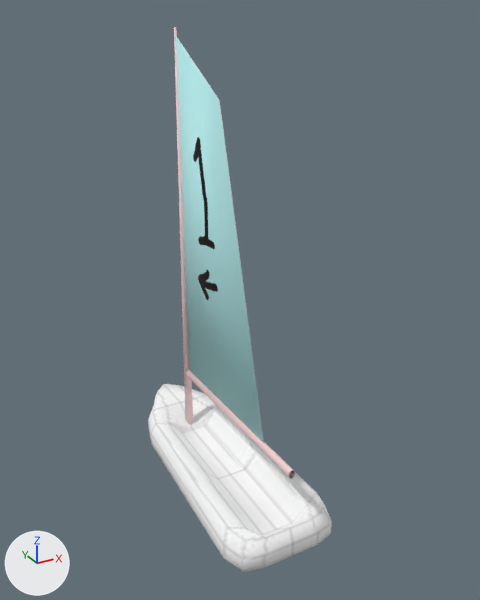
The OBJ model models/hull.obj, before and after one commit.
Both versions are drawn from a 50 mm camera at (-4.73, -10.79, 8.49) aimed at (0.37, -1.53, 3.86). Every picture has the same lights, and +X, +Y and +Z are marked at lower left. Where no turn or scale is listed for an object, it has been applied to the vertices.

Before the edit, the objects in view are built like this:
```python
me_cube_cube_001 = bpy.data.meshes.new('Cube_Cube.001')
me_cube_cube_001.from_pydata(...)  # 107 vertices, 114 faces; spans x -1.0..1.0, y -3.95..1.44, z -0.19..0.82
me_cube_cube_001.materials.append(mat_hull1_jpg)  # picture img_hull1_jpg
me_cylinder_cylinder_003 = bpy.data.meshes.new('Cylinder_Cylinder.003')
me_cylinder_cylinder_003.from_pydata(...)  # 50 vertices, 68 faces; spans x -0.09..0.08, y -3.87..0.08, z 0.2..8.2
me_cylinder_cylinder_003.materials.append(mat_sail1_png)  # picture img_sail1_png
ob_cube_cube_001 = bpy.data.objects.new('Cube_Cube.001', me_cube_cube_001)
ob_cube_cube_001.location = (0.0, 0.0, 0.0)
ob_cylinder_cylinder_003 = bpy.data.objects.new('Cylinder_Cylinder.003', me_cylinder_cylinder_003)
ob_cylinder_cylinder_003.location = (0.0, 0.0, 0.0)
```
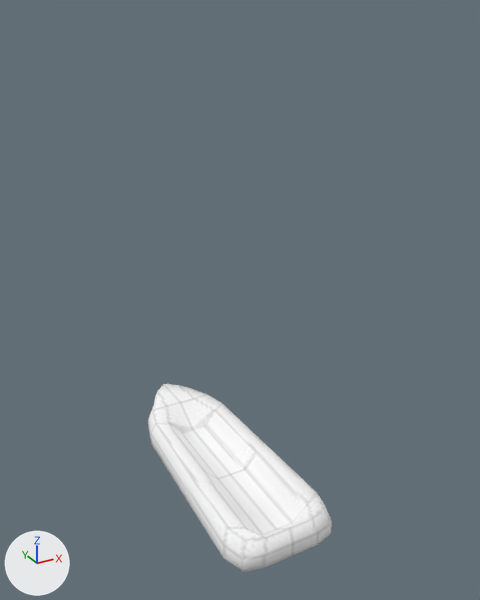
Where the change shows, as pixel boxes (x1, y1, x2, y2) in the pictures (480 x 600 px):
'Cylinder_Cylinder.003', deleted (cyan): before (174, 27, 295, 479)

What changed in the scene script:
```text
Remove ob_cylinder_cylinder_003:
    ob_cylinder_cylinder_003 = bpy.data.objects.new('Cylinder_Cylinder.003', me_cylinder_cylinder_003)
    ob_cylinder_cylinder_003.location = (0.0, 0.0, 0.0)
```
